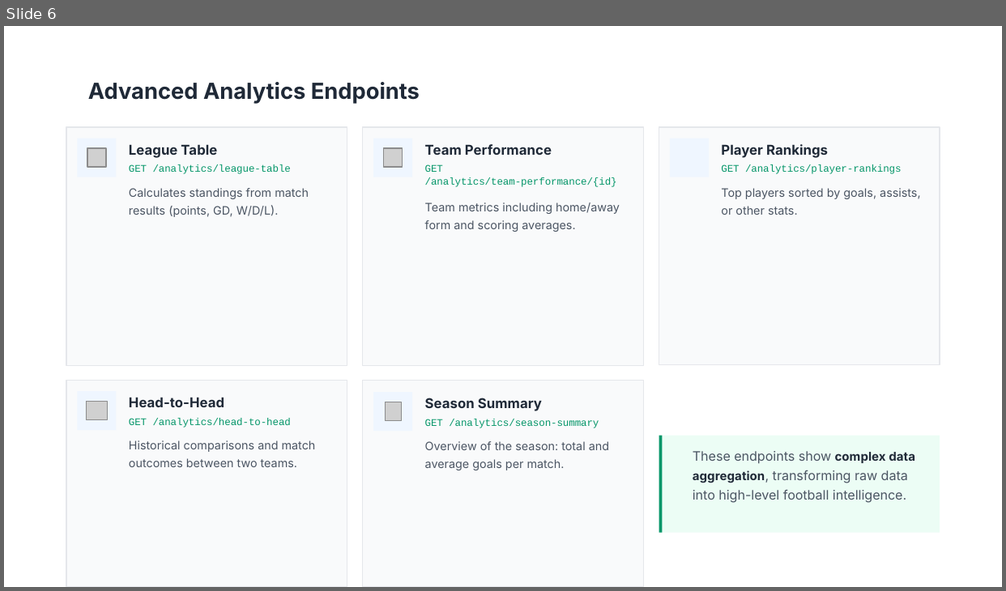
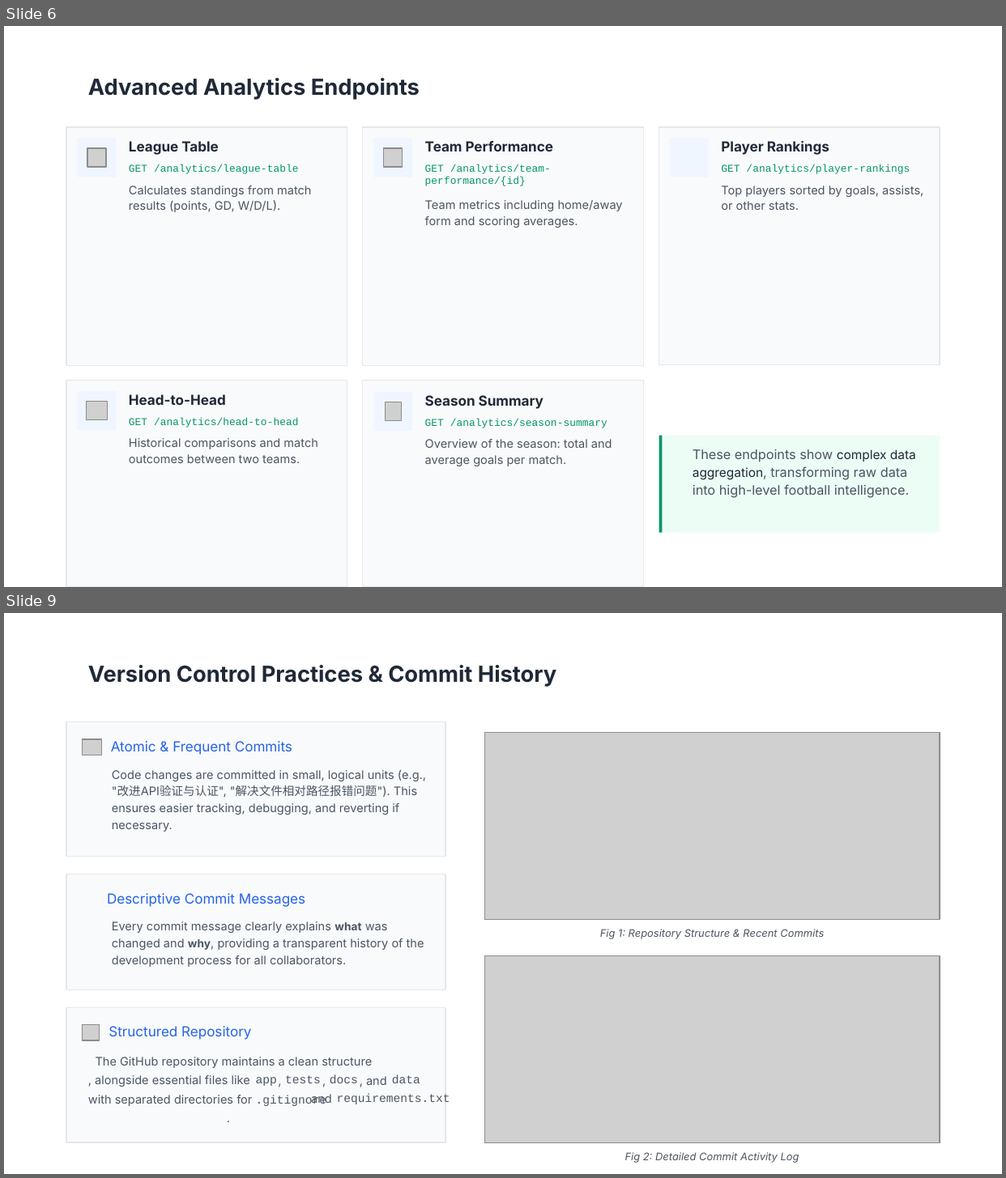
Before and after one commit to Leo-Chen-cs/Web-services-and-web-data-cw1, a slide deck: docs/Football_Analytics_API_-_Technical_Presentation.pptx. Shown one above the other, each under a label of ours: slide 6 before the commit, slides 6 and 9 after it; the slides between them are not shown. The pictures are 1006x591 and 1006x1178 pixels, drawn with LibreOffice and Linux fonts; fonts in the diff are those of the drawing; grey boxes stand for pictures; background and template pictures are left out. Boxes give left, top, right and bottom in pixels: in the first picture for what was removed or moved away, otherwise in the second. Text is boxed around its words. In the diff, an @@ line names an element or a change of style, - is before the commit and + after.

```diff
--- a/docs/Football_Analytics_API_-_Technical_Presentation.pptx
+++ b/docs/Football_Analytics_API_-_Technical_Presentation.pptx
@@ slide 9 added at (4, 613, 1002, 1174), background picture (left out) @@
@@ text added at (88, 665, 556, 687), 16 pt, text #1F2937, bold @@
+Version Control Practices & Commit History
@@ rectangle added at (66, 722, 445, 857), fill #F9FAFB, outline #E5E7EB 0.72 pt @@
@@ picture added at (485, 733, 940, 920) @@
@@ picture added at (82, 739, 102, 756) @@
@@ text added at (111, 741, 292, 755), 10 pt, text #2563EB @@
+Atomic & Frequent Commits
@@ text added at (112, 770, 426, 832), 8.5 pt, text #4B5563 @@
+Code changes are committed in small, logical units (e.g., "改进API验证与认证", "解决文件相对路径报错问题"). This ensures easier tracking, debugging, and reverting if necessary.
@@ rectangle added at (66, 875, 445, 990), fill #F9FAFB, outline #E5E7EB 0.72 pt @@
@@ text added at (107, 893, 305, 907), 10 pt, text #2563EB @@
+Descriptive Commit Messages
@@ text added at (112, 922, 424, 967), 8.5 pt, text #4B5563 @@
+Every commit message clearly explains what was changed and why, providing a transparent history of the development process for all collaborators.
@@ text added at (600, 929, 824, 939), 7.5 pt, text #4B5563, italic @@
+Fig 1: Repository Structure & Recent Commits
@@ picture added at (485, 956, 940, 1144) @@
@@ rectangle added at (66, 1008, 445, 1143), fill #F9FAFB, outline #E5E7EB 0.72 pt @@
@@ picture added at (82, 1025, 100, 1041) @@
@@ text added at (108, 1026, 251, 1040), 10 pt, text #2563EB @@
+Structured Repository
@@ text added at (96, 1057, 372, 1068), 8.5 pt, text #4B5563 @@
+The GitHub repository maintains a clean structure
@@ text added at (279, 1071, 285, 1086), 8.5 pt, text #4B5563 @@
+,
@@ text added at (322, 1071, 330, 1086), 8.5 pt, text #4B5563 @@
+,
@@ text added at (88, 1095, 252, 1106), 8.5 pt, text #4B5563 @@
+with separated directories for
@@ text added at (95, 1076, 250, 1087), 8.5 pt, text #4B5563 @@
+, alongside essential files like
@@ text added at (256, 1077, 277, 1086), 8.5 pt, text #4B5563 @@
+app
@@ text added at (256, 1095, 326, 1106), 8.5 pt, text #4B5563 @@
+.gitignore
@@ text added at (285, 1076, 321, 1084), 8.5 pt, text #4B5563 @@
+tests
@@ text added at (311, 1094, 332, 1104), 8.5 pt, text #4B5563 @@
+and
@@ text added at (330, 1076, 358, 1084), 8.5 pt, text #4B5563 @@
+docs
@@ text added at (337, 1093, 450, 1105), 8.5 pt, text #4B5563 @@
+requirements.txt
@@ text added at (366, 1076, 387, 1085), 8.5 pt, text #4B5563 @@
+, and
@@ text added at (392, 1076, 420, 1084), 8.5 pt, text #4B5563 @@
+data
@@ text added at (227, 1109, 231, 1124), 8.5 pt, text #4B5563 @@
+.
@@ text added at (625, 1152, 799, 1163), 7.5 pt, text #4B5563, italic @@
+Fig 2: Detailed Commit Activity Log
@@ slide 6 changed as well @@
@@ text "Advanced Analytics Endpoints" at (88, 78, 420, 100): line spacing 22pt to 1 @@
@@ size 9.9 to 10 pt; line spacing 14pt to 1 in 5 elements at (129, 141, 219, 155), (425, 141, 554, 152), (721, 141, 829, 155), (129, 395, 226, 405), (425, 395, 543, 409) @@
@@ size 7.3 to 7.5 pt; line spacing 9pt to 1 in 5 elements at (129, 165, 299, 174), (425, 165, 551, 186), (721, 165, 910, 174), (129, 417, 299, 428), (425, 418, 607, 429) @@
@@ size 8.3 to 8.5 pt; line spacing 13pt to 1.12 in 5 elements at (129, 186, 311, 212), (425, 200, 623, 228), (721, 186, 923, 210), (129, 438, 317, 463), (425, 439, 612, 467) @@
@@ text "These endpoints show complex data ..." at (692, 450, 916, 498): size 9.4 to 9.5 pt in "These endpoints show aggregation, transforming raw data ..."; size 8.8 to 9 pt, bold off in "complex data aggregation,"; line spacing 14pt to 1.12 @@
```
Also in this commit, not shown: 7 other slides changed, 3 other slides added, 1 slide removed, 3 other files.
